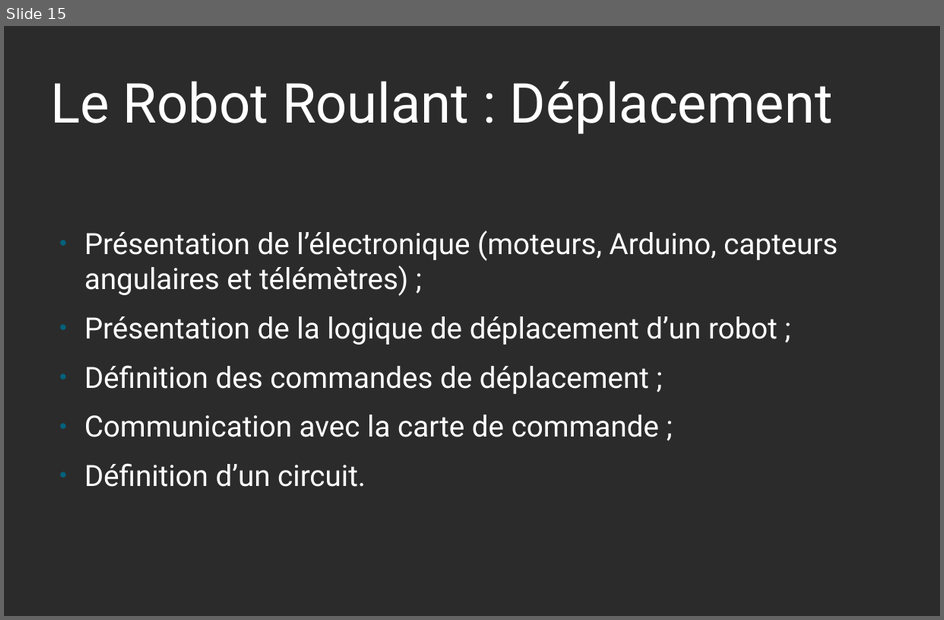
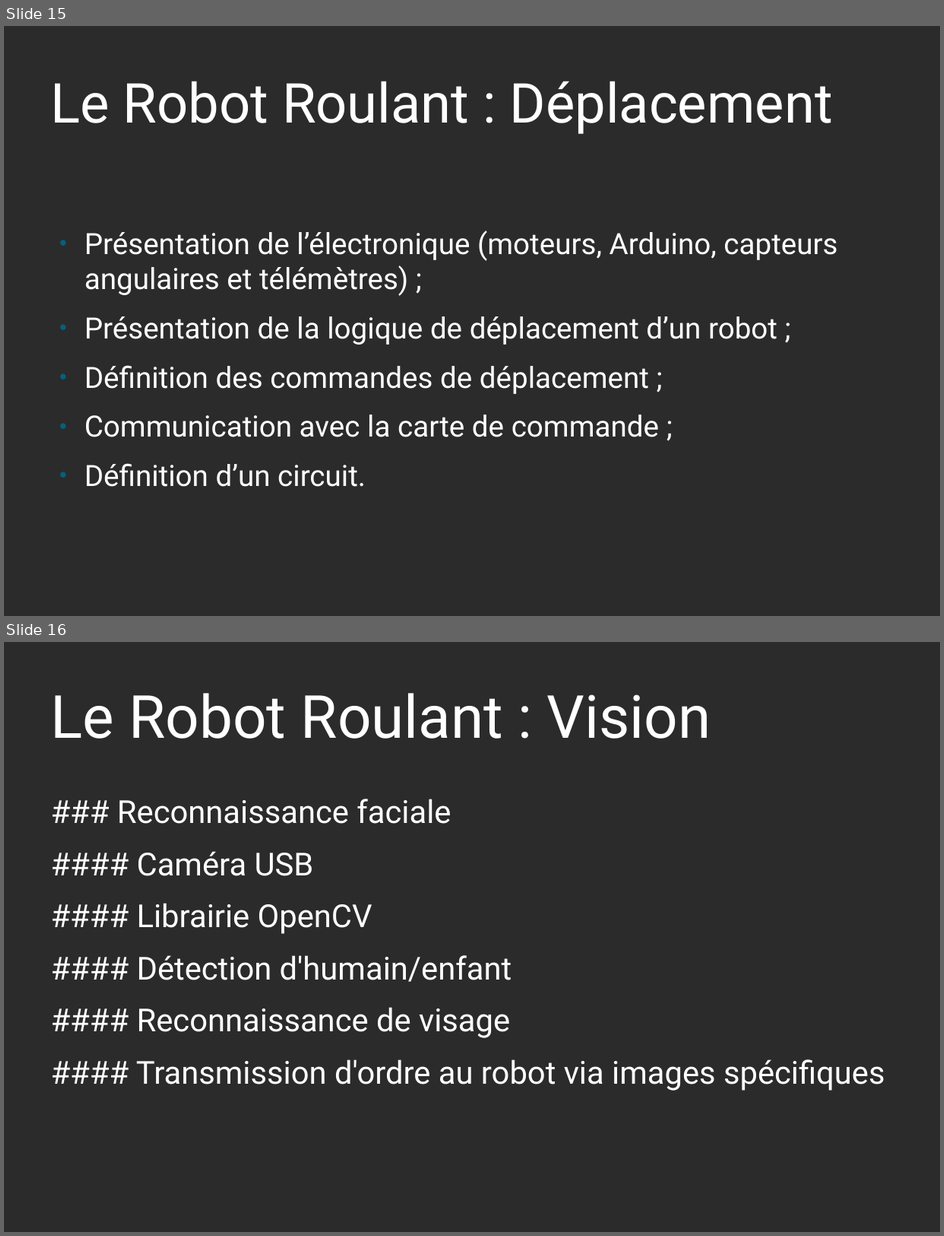
Before and after one commit to Marcussacapuces91/robot-roulant, a slide deck: documentation/Atelier Robot Roulant - Présentation.odp. Shown one above the other, each under a label of ours: slide 15 before the commit, slides 15 and 16 after it. The pictures are 944x620 and 944x1236 pixels, drawn with LibreOffice and Linux fonts; fonts in the diff are those of the drawing; background and template pictures are left out; a plain dark background stands for a picture behind light text. Boxes give left, top, right and bottom in pixels: in the first picture for what was removed or moved away, otherwise in the second. Text is boxed around its words. In the diff, an @@ line names an element or a change of style, - is before the commit and + after.

```diff
--- a/documentation/Atelier Robot Roulant - Présentation.odp
+++ b/documentation/Atelier Robot Roulant - Présentation.odp
@@ slide 16 added at (4, 642, 940, 1232), background picture (left out) @@
@@ title added at (51, 693, 712, 739), 60 pt, text #FFFFFF @@
+Le Robot Roulant : Vision
@@ text added at (117, 799, 886, 1090), 32 pt, text #FFFFFF @@
+### Reconnaissance faciale
+#### Caméra USB
+#### Librairie OpenCV
+#### Détection d'humain/enfant
+#### Reconnaissance de visage
+#### Transmission d'ordre au robot via images spécifiques
```
Also in this commit, not shown: 1 other slide added.
